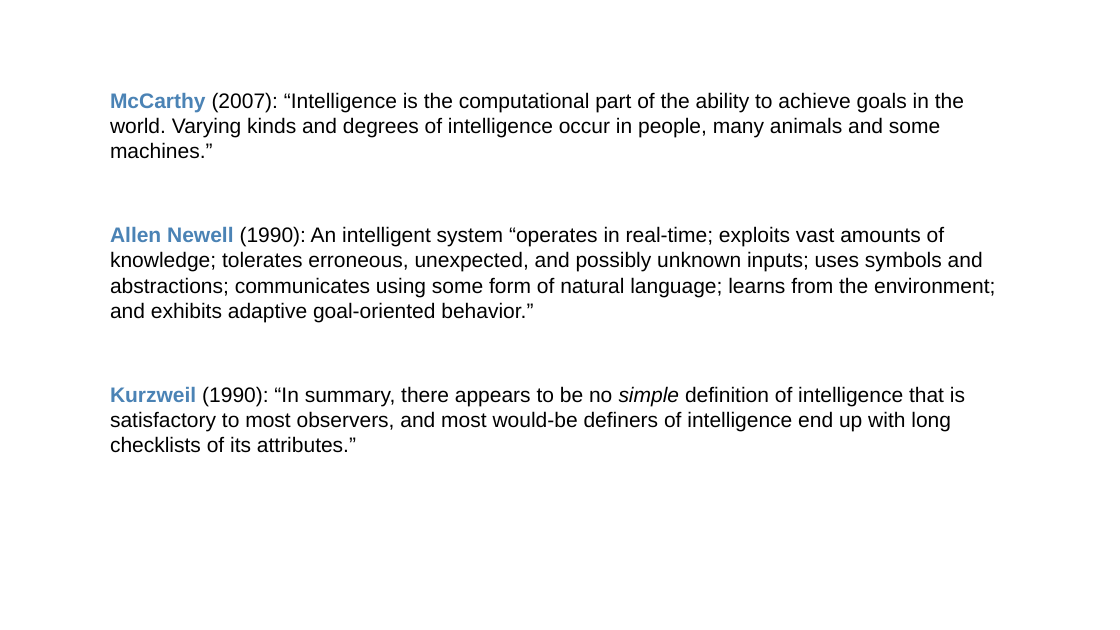
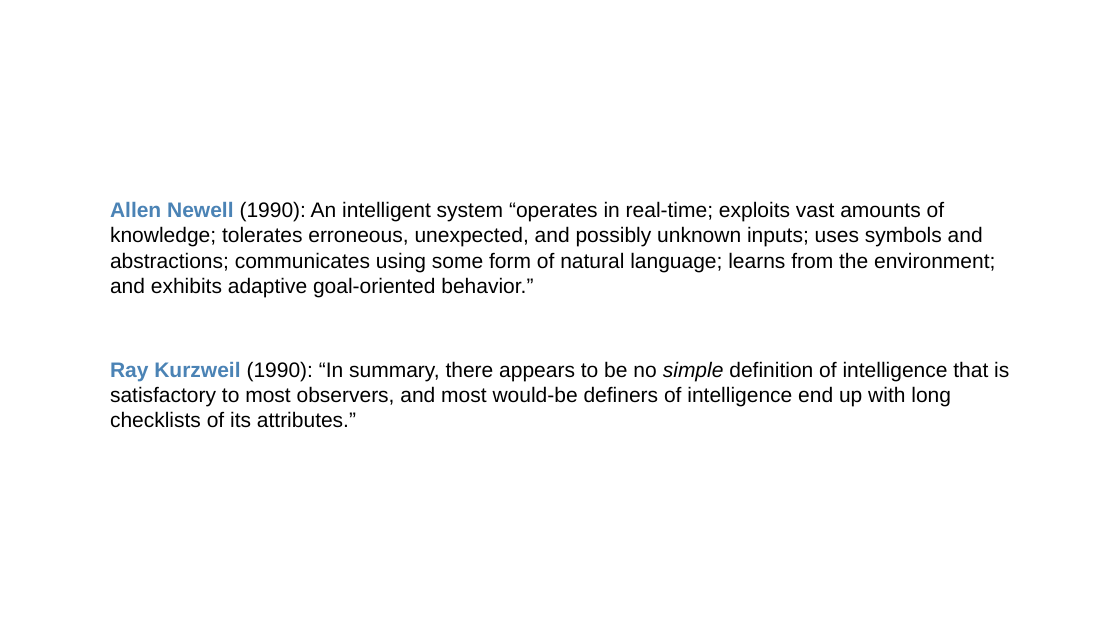
Before and after one commit to PracticumAI/what_is_ai, a slide deck: slide 15 of presentations/02.1_ai_intro.pptx. Drawn at 1120x630 pixels with LibreOffice and Linux fonts; fonts in the diff are those of the drawing. Boxes give left, top, right and bottom in pixels: in the first picture for what was removed or moved away, otherwise in the second. Text is boxed around its words. In the diff, an @@ line names an element or a change of style, - is before the commit and + after.

```diff
--- a/presentations/02.1_ai_intro.pptx
+++ b/presentations/02.1_ai_intro.pptx
@@ text at (x1=110, y1=92, x2=964, y2=159): paragraph removed @@
-McCarthy (2007): “Intelligence is the computational part of the ability to achieve goals in the world. Varying kinds and degrees of intelligence occur in people, many animals and some machines.”
@@ text "Allen Newell (1990): An intelligent ..." moved from (x1=110, y1=92, x2=995, y2=453) to (x1=110, y1=201, x2=1009, y2=428) @@
@@ text at (x1=110, y1=361, x2=1009, y2=428): text changed @@
-Kurzweil (1990): “In summary, there appears to be no simple definition of intelligence that is satisfactory to most observers, and most would-be definers of intelligence end up with long checklists of its attributes.”
+Ray Kurzweil (1990): “In summary, there appears to be no simple definition of intelligence that is satisfactory to most observers, and most would-be definers of intelligence end up with long checklists of its attributes.”
```
Also in this commit, not shown: 5 other slides changed, 2 slides added, 2 slides removed, 2 other files.
